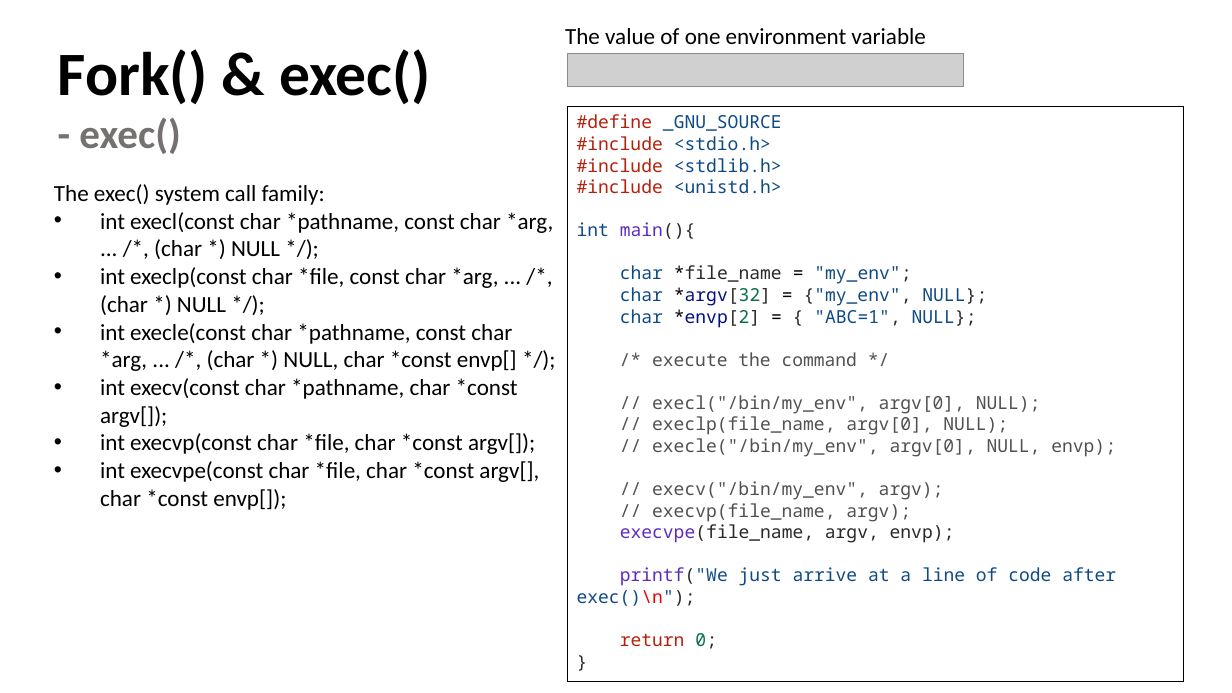
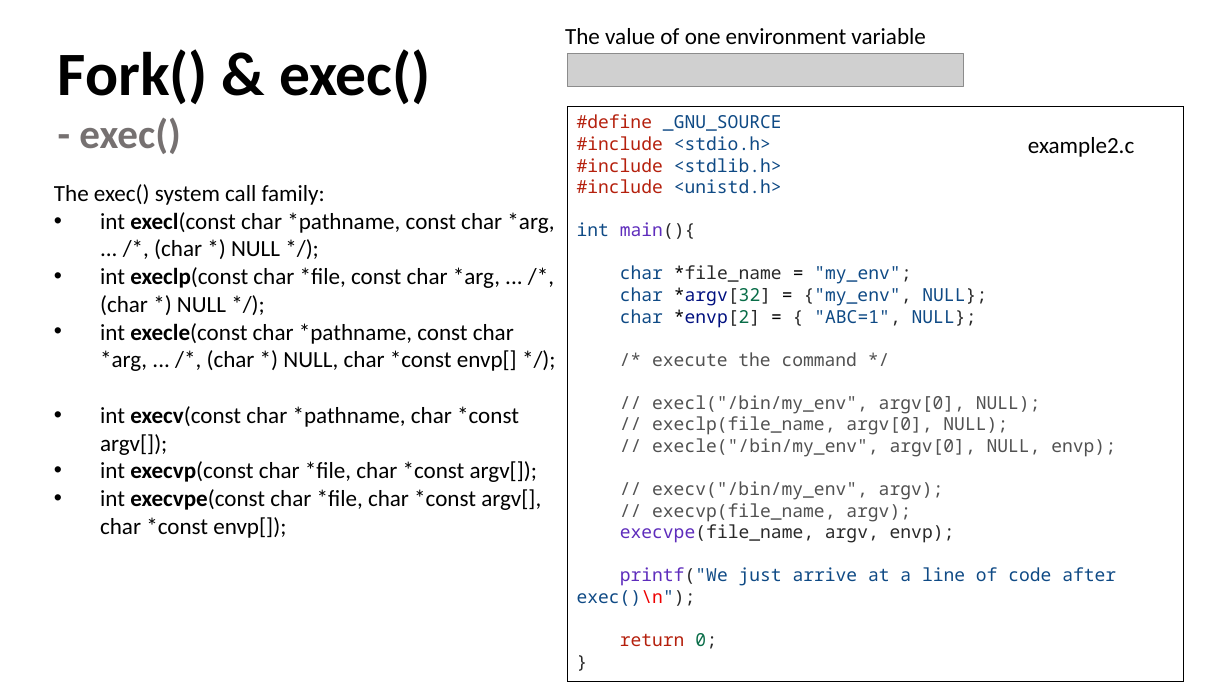
Before and after one commit to henryhxu/CSCI3150, a slide deck: slide 4 of tutorial/T03/tut03.pptx. Drawn at 1232x693 pixels with LibreOffice and Linux fonts; fonts in the diff are those of the drawing; grey boxes stand for pictures. Boxes give left, top, right and bottom in pixels: in the first picture for what was removed or moved away, otherwise in the second. Text is boxed around its words. In the diff, an @@ line names an element or a change of style, - is before the commit and + after.

Commit message:
update tut03

```diff
--- a/tutorial/T03/tut03.pptx
+++ b/tutorial/T03/tut03.pptx
@@ text added at <box>1028,137,1134,157</box>, 18 pt, text #000000 @@
+example2.c
@@ text at <box>100,212,554,538</box>: bold on in "execl(const", "execlp(const", "execle(const", "execv(const" and 2 more places @@
```
Also in this commit, not shown: 3 other slides changed.
